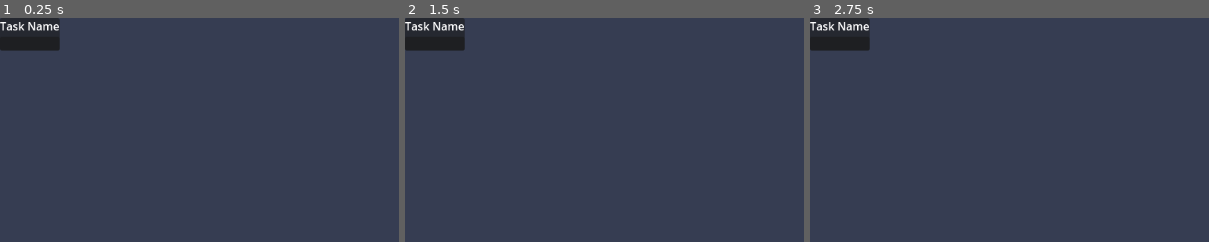
Above: before the commit, frames 1-3 (left to right).
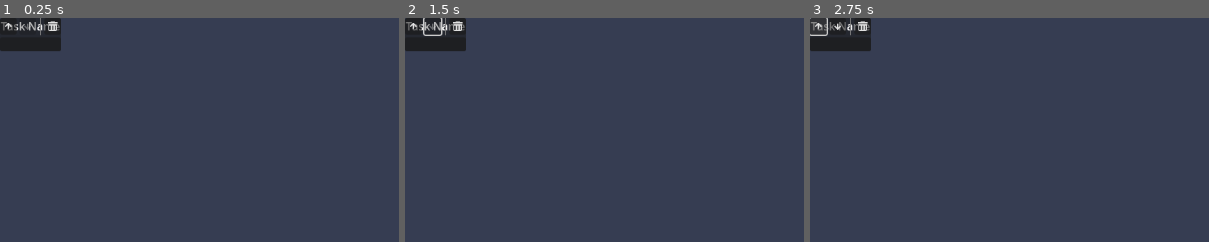
Above: after the commit, the same moments.

Repository: KoBeWi/Godot-Project-Builds
Game: Godot game, scene res://Nodes/TaskContainer.tscn
Two runs of this game, one before a commit and one after it. Both use one fixed random seed, a clock stepped at 60 frames per second and the inputs below. This scene is started directly instead of the project's main scene.
Inputs (mouse positions are % of the whole screen's width and height, from its top left):
- Up to frame 1 (0.25 s): no input
- Up to frame 2 (1.5 s): click (1, 2) at 0.52 s; click (3, 2) at 1.27 s
- Up to frame 3 (2.75 s): click (1, 2) at 2.02 s
The pictures show only the part of the screen within x 0-50%, y 0-50%; the shares and areas given below are measured in that part.

The runs differ from the first frame. In frame 1, 0.4% of the frame differs, in the area x 0-16%, y 0-15%; in frame 2, 0.5%; in frame 3, 0.5%.

Commit message:
Lepsza edycja

Diff:
--- /dev/null
+++ b/Icons/ArrowDown.svg
@@ -0,0 +1 @@
+<svg height="16" viewBox="0 0 16 16" width="16" xmlns="http://www.w3.org/2000/svg"><path d="M8 5v7l4-4m-4 4L4 8" fill="none" stroke-linecap="round" stroke-linejoin="round" stroke-width="2" stroke="#e0e0e0"/></svg>
--- /dev/null
+++ b/Icons/ArrowUp.svg
@@ -0,0 +1 @@
+<svg height="16" viewBox="0 0 16 16" width="16" xmlns="http://www.w3.org/2000/svg"><path d="M8 11V4L4 8m4-4 4 4" fill="none" stroke-linecap="round" stroke-linejoin="round" stroke-width="2" stroke="#e0e0e0"/></svg>
--- a/Nodes/TaskContainer.tscn
+++ b/Nodes/TaskContainer.tscn
@@ -1,15 +1,37 @@
-[gd_scene load_steps=2 format=3 uid="uid://fktnevmh7mia"]
+[gd_scene load_steps=5 format=3 uid="uid://fktnevmh7mia"]
+
+[ext_resource type="Texture2D" uid="uid://6orgtpcieuls" path="res://Icons/ArrowUp.svg" id="1_efkxy"]
+[ext_resource type="Texture2D" uid="uid://byn071xu1q5op" path="res://Icons/Remove.svg" id="1_jiaey"]
+[ext_resource type="Texture2D" uid="uid://bidwkeg0fiqcn" path="res://Icons/ArrowDown.svg" id="2_r8s42"]
 
 [sub_resource type="GDScript" id="GDScript_f3a8a"]
 script/source = "extends PanelContainer
 
 var task: Task
 
+func _ready() -> void:
+	update_buttons.call_deferred()
+
 func set_task(task_scene: PackedScene) -> Task:
 	task = task_scene.instantiate()
 	%TaskName.text = task._get_task_name()
 	%TaskHere.add_child(task)
 	return task
+
+func update_buttons():
+	%Up.disabled = get_index() == 0
+	%Down.disabled = get_index() == get_parent().get_child_count() - 1
+
+func move_up() -> void:
+	get_parent().move_child(self, get_index() - 1)
+	update_buttons()
+
+func move_down() -> void:
+	get_parent().move_child(self, get_index() + 1)
+	update_buttons()
+
+func erase() -> void:
+	queue_free()
 "
 
 [node name="TaskContainer" type="PanelContainer"]
@@ -18,11 +40,35 @@
 [node name="VBoxContainer" type="VBoxContainer" parent="."]
 layout_mode = 2
 
-[node name="TaskName" type="Label" parent="VBoxContainer"]
+[node name="MarginContainer" type="MarginContainer" parent="VBoxContainer"]
+layout_mode = 2
+
+[node name="TaskName" type="Label" parent="VBoxContainer/MarginContainer"]
 unique_name_in_owner = true
 layout_mode = 2
 text = "Task Name"
 horizontal_alignment = 1
+
+[node name="HBoxContainer" type="HBoxContainer" parent="VBoxContainer/MarginContainer"]
+layout_mode = 2
+size_flags_horizontal = 8
+
+[node name="Up" type="Button" parent="VBoxContainer/MarginContainer/HBoxContainer"]
+unique_name_in_owner = true
+layout_mode = 2
+icon = ExtResource("1_efkxy")
+
+[node name="Down" type="Button" parent="VBoxContainer/MarginContainer/HBoxContainer"]
+unique_name_in_owner = true
+layout_mode = 2
+icon = ExtResource("2_r8s42")
+
+[node name="VSeparator" type="VSeparator" parent="VBoxContainer/MarginContainer/HBoxContainer"]
+layout_mode = 2
+
+[node name="Button3" type="Button" parent="VBoxContainer/MarginContainer/HBoxContainer"]
+layout_mode = 2
+icon = ExtResource("1_jiaey")
 
 [node name="PanelContainer" type="PanelContainer" parent="VBoxContainer"]
 layout_mode = 2
@@ -34,3 +80,7 @@
 theme_override_constants/margin_top = 10
 theme_override_constants/margin_right = 10
 theme_override_constants/margin_bottom = 10
+
+[connection signal="pressed" from="VBoxContainer/MarginContainer/HBoxContainer/Up" to="." method="move_up"]
+[connection signal="pressed" from="VBoxContainer/MarginContainer/HBoxContainer/Down" to="." method="move_down"]
+[connection signal="pressed" from="VBoxContainer/MarginContainer/HBoxContainer/Button3" to="." method="erase"]
--- a/Tasks/ExportProject.tscn
+++ b/Tasks/ExportProject.tscn
@@ -10,6 +10,7 @@
 @onready var custom_preset_name: LineEdit = %CustomPresetName
 @onready var debug: CheckBox = %Debug
 @onready var custom_path: Control = $CustomPath
+## TODO: export_path
 
 func _get_task_name() -> String:
 	return \"Export Project\"
--- a/Tasks/PackZIP.tscn
+++ b/Tasks/PackZIP.tscn
@@ -25,9 +25,15 @@
 	ret.append(\"--\")
 
 	ret.append_array(get_previous_task()._get_relevant_file_paths())
-	ret.append(\"test.zip\")
+	ret.append(%ZIPName.text)
 
 	return ret
+
+func _load():
+	%ZIPName.text = data[\"zip_name\"]
+
+func _store():
+	data[\"zip_name\"] = %ZIPName.text
 "
 
 [node name="MakeZip" type="VBoxContainer"]
@@ -70,5 +76,6 @@
 layout_mode = 2
 text = "Target File Name"
 
-[node name="LineEdit" type="LineEdit" parent="GridContainer"]
+[node name="ZIPName" type="LineEdit" parent="GridContainer"]
+unique_name_in_owner = true
 layout_mode = 2
Not shown, added: Icons/ArrowDown.svg.import
Not shown, added: Icons/ArrowUp.svg.import
